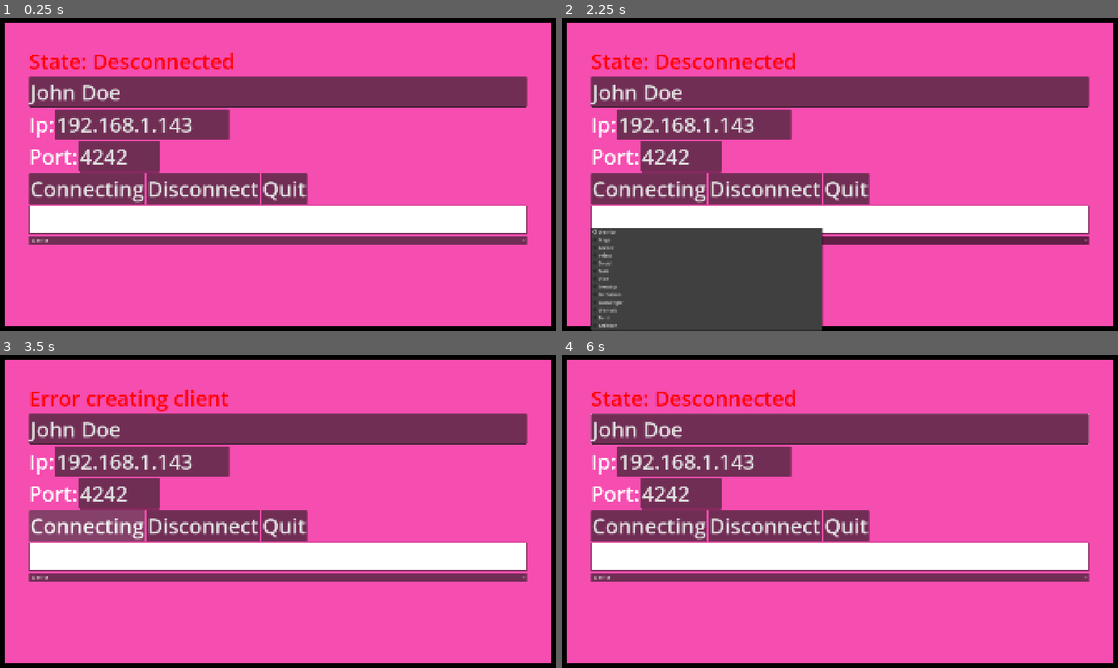
Above: before the commit, frames 1-4 (two rows, left to right).
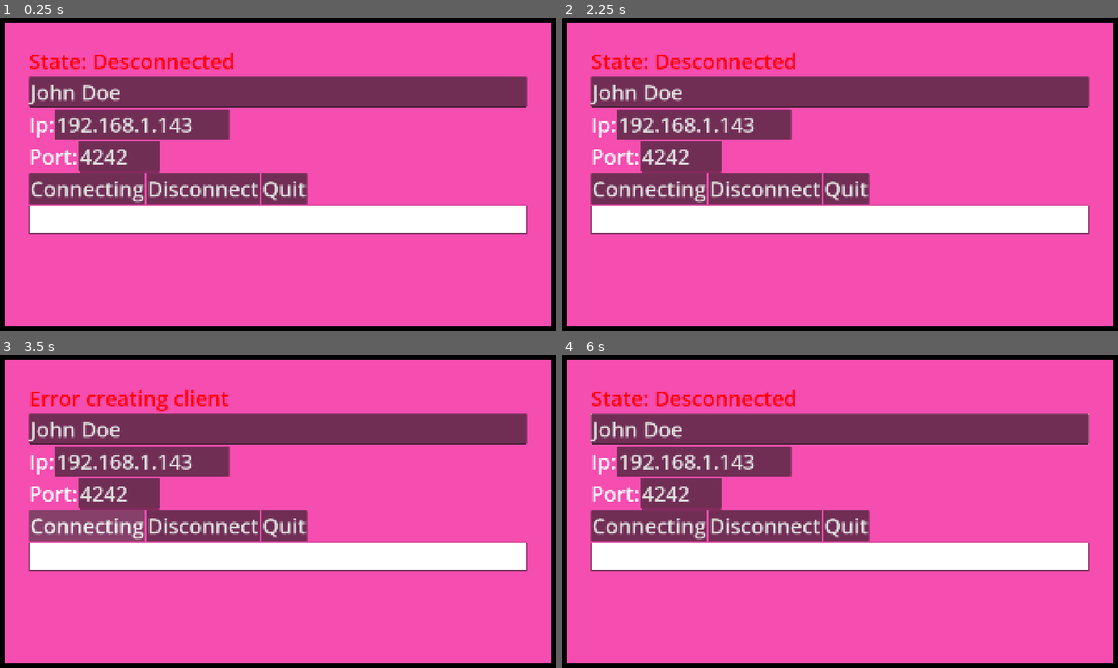
Above: after the commit, the same moments.

Repository: StoriTella/drunkenflyersclient
Game: Godot game, scene res://scenes/client.tscn
Same seed, same stepped clock (60 frames per second), same inputs: the game is played once before the commit and once after it. Sound files missing from this copy of the repository are replaced by a short silence.
Inputs (mouse positions are in pixels of both pictures, inside the frame that each line leads up to):
- Up to frame 1 (0.25 s): no input
- Up to frame 2 (2.25 s): click (840, 240) at 0.5 s, where only the run before the commit has a clickable "Warrior"; click (840, 240) at 1.25 s, where only the run before the commit has a clickable "Warrior"; click (840, 240) at 2 s, where only the run before the commit has a clickable "Warrior"
- Up to frame 3 (3.5 s): click "Connecting" at 2.75 s
- Up to frame 4 (6 s): click "Disconnect" at 3.5 s; move the mouse to (962, 495) at 4.27 s; click (962, 495) at 4.42 s; drag from (728, 527) to (812, 574) at 5.02 s; move the mouse to (895, 442) at 5.77 s; click (895, 442) at 5.92 s

The runs differ from the first frame. In frame 1, 2.4% of the frame differs, in the area x 5-95%, y 69-73%; in frame 2, 15%, in the area x 5-95%, y 67-100%; in frame 3, 2.4%; in frame 4, 2.4%.
Error in both runs: Invalid access to property or key 'player_character_type' on a base object of type 'Dictionary'. (res://scripts/client/client.gd:163)

Commit message:
add cannonbal sound

Diff:
--- a/assets/themes/cockpit_theme.tres
+++ b/assets/themes/cockpit_theme.tres
@@ -35,7 +35,8 @@
 expand_margin_right = 2.0
 expand_margin_bottom = 2.0
 
-[sub_resource type="StyleBoxEmpty" id="StyleBoxEmpty_ho3pc"]
+[sub_resource type="StyleBoxFlat" id="StyleBoxFlat_c0wwu"]
+bg_color = Color(0.5294118, 0.07450981, 0.11372549, 0.5529412)
 
 [sub_resource type="StyleBoxFlat" id="StyleBoxFlat_ck3ol"]
 bg_color = Color(0.5294118, 0.07450981, 0.11372549, 0.5529412)
@@ -55,8 +56,8 @@
 [resource]
 Button/colors/font_color = Color(0, 0, 0, 1)
 Button/colors/font_disabled_color = Color(1, 1, 1, 0.13725491)
-Button/colors/font_focus_color = Color(0.95, 0.95, 0.95, 1)
-Button/colors/font_hover_color = Color(0.95, 0.95, 0.95, 1)
+Button/colors/font_focus_color = Color(0, 0, 0, 1)
+Button/colors/font_hover_color = Color(0, 0, 0, 1)
 Button/colors/font_hover_pressed_color = Color(1, 1, 1, 1)
 Button/colors/font_outline_color = Color(0, 0, 0, 1)
 Button/colors/font_pressed_color = Color(1, 1, 1, 1)
@@ -74,6 +75,6 @@
 Button/fonts/font = ExtResource("1_c0wwu")
 Button/styles/disabled = SubResource("StyleBoxFlat_18qmp")
 Button/styles/focus = SubResource("StyleBoxFlat_xktey")
-Button/styles/hover = SubResource("StyleBoxEmpty_ho3pc")
+Button/styles/hover = SubResource("StyleBoxFlat_c0wwu")
 Button/styles/normal = SubResource("StyleBoxFlat_ck3ol")
 Button/styles/pressed = SubResource("StyleBoxFlat_tmngq")
--- a/scenes/client.tscn
+++ b/scenes/client.tscn
@@ -128,6 +128,7 @@
 layout_mode = 2
 
 [node name="PlayerCharacterOptionButton" type="OptionButton" parent="PanelContainer/VBoxContainer" unique_id=548275500]
+visible = false
 layout_mode = 2
 
 [connection signal="pressed" from="PanelContainer/VBoxContainer/HBoxContainer/ConnectButton" to="." method="_on_connect_button_pressed"]
--- a/scripts/client/client.gd
+++ b/scripts/client/client.gd
@@ -13,7 +13,7 @@
 @onready var color_picker: ColorPickerButton = $PanelContainer/VBoxContainer/ColorPickerButton
 @onready var player_character_button: OptionButton = $PanelContainer/VBoxContainer/PlayerCharacterOptionButton
 var player_color: Color
-var player_character_type: int
+var player_character_type: int = 0
 
 func _ready():
 	setup_character_list()
--- a/scripts/minigames/cannon.gd
+++ b/scripts/minigames/cannon.gd
@@ -65,5 +65,6 @@
 	is_complete = true
 	var final_force = velocity.length()
 	var swipe_direction = velocity.normalized()
+	SoundEffects.cannonball_shoot_sound()
 	Global.rpc("cannonball_powerup", swipe_direction, final_force)
 	Minigames.complete_minigame()
--- a/scripts/utils/sound_effects.gd
+++ b/scripts/utils/sound_effects.gd
@@ -24,6 +24,9 @@
 
 func shield_minigame_finnish_sound():
 	play_random_sound(preload("res://assets/powerups_sounds/spikes.mp3"))
+
+func cannonball_shoot_sound():
+	play_random_sound(preload("res://assets/powerups_sounds/cannonball_shoot.mp3"))
 
 func drink_sound():
 	play_random_sound(preload("res://assets/minigames/drink.mp3"))
Not shown, added: assets/minigames/cannonball_shoot.mp3.import
Not shown, added: assets/powerups_sounds/cannonball_shoot.mp3.import
Not shown, added: assets/minigames/cannonball_shoot.mp3
Not shown, added: assets/powerups_sounds/cannonball_shoot.mp3
